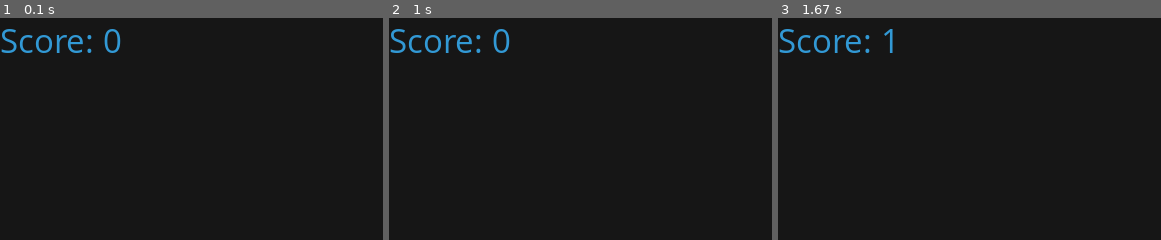
Above: before the commit, frames 1-3 (left to right).
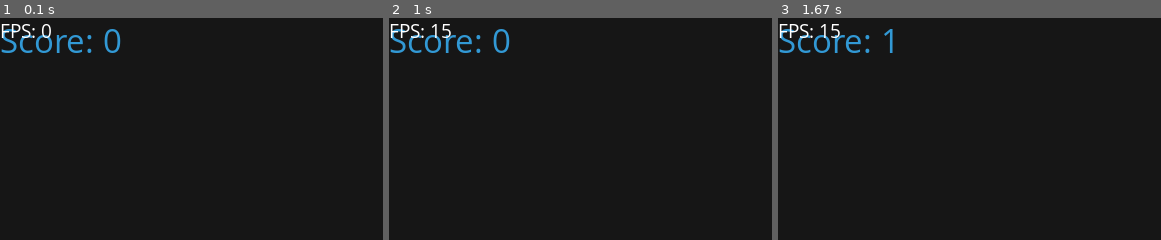
Above: after the commit, the same moments.

Repository: louis-sensai/sandbox-pygame
Game: pygame game, started from src/main.py
Two runs of this game, one before a commit and one after it. Both use one fixed random seed, a clock stepped at 60 frames per second and the inputs below.
Inputs:
- Up to frame 1 (0.1 s): no input
- Up to frame 2 (1 s): hold Right 0.33-0.8 s; hold Up from 0.83 s (still down)
- Up to frame 3 (1.67 s): release Up at 1.13 s; hold Right 1.17-1.63 s
The pictures show only the part of the screen within x 0-50%, y 0-50%; the shares and areas given below are measured in that part.

The runs differ from the first frame. In frame 1, 0.3% of the frame differs, in the area x 0-14%, y 2-10%; in frame 2, 0.4%, in the area x 0-17%, y 2-10%; in frame 3, 0.4%.

Commit message:
feat: ajouter un compteur FPS en haut de la fenêtre
Co-authored-by: Louis <336655023+louis-sensai@users.noreply.github.com>

Diff:
--- a/src/main.py
+++ b/src/main.py
@@ -27,9 +27,14 @@
 # Fonts
 font_style = pygame.font.SysFont("bahnschrift", 25)
 score_font = pygame.font.SysFont("comicsansms", 35)
+fps_font = pygame.font.SysFont("comicsansms", 20)
 
 def score(score):
     value = score_font.render(f"Score: {score}", True, BLUE)
+    screen.blit(value, [0, 0])
+
+def fps(fps_value):
+    value = fps_font.render(f"FPS: {int(fps_value)}", True, WHITE)
     screen.blit(value, [0, 0])
 
 def message(msg, color):
@@ -106,6 +111,7 @@
             pygame.draw.rect(screen, GREEN, [segment[0], segment[1], BLOCK_SIZE, BLOCK_SIZE])
 
         score(Length_of_snake - 1)
+        fps(clock.get_fps())
         pygame.display.update()
 
         # Handle pear spawning - only spawn if not currently on screen
